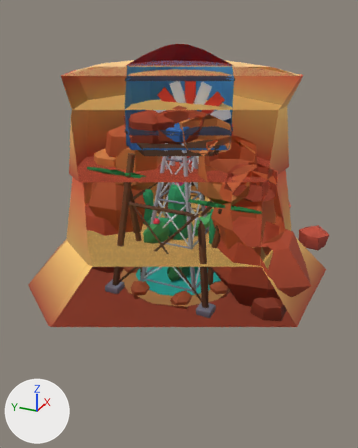
A saved change to the glTF model ui/3d/aura-drift/v1/scenery-desert.glb.
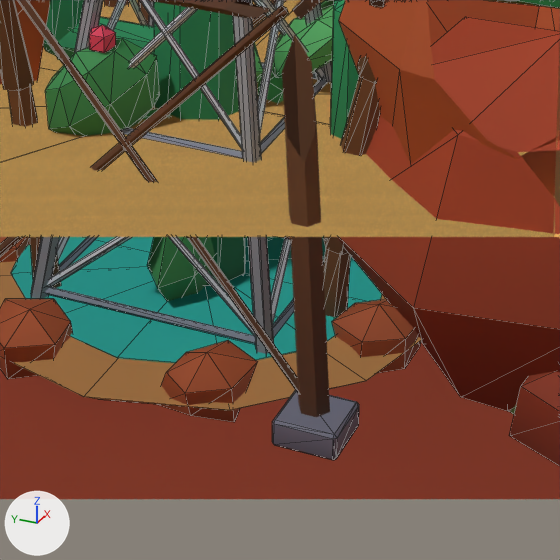
Each version appears first whole from a 50 mm lens placed at (-25.3, -11.37, 16.4), pointed at (0.04, 0.04, 3.73), and next in a close-up on the part from 37% to 73% of the width and 47% to 76% of the height. Lighting does not change. The marker at lower left points along +X, +Y and +Z. The last two pictures show the newer version. The close-ups show mesh edges as thin lines. Everything nearer to the camera than a plane just in front of the edit is cut away. Where no turn or scale is listed for an object, it has been applied to the vertices.

In view in the first close-up: 'prop-cactus_a', 'prop-cactus_b', 'prop-mesa_rock', 'prop-palm_oasis', 'prop-rock_arch', 'prop-water_tower', 'prop-windmill_pump'.
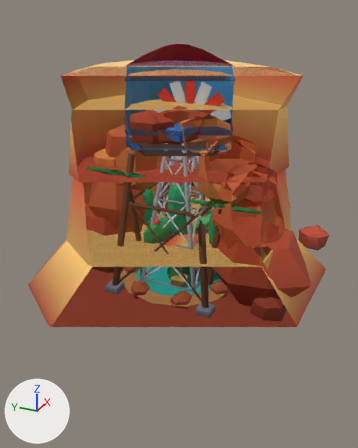
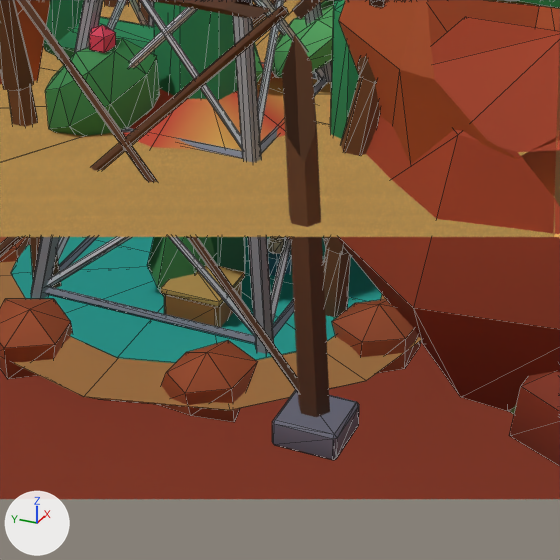
Pixel boxes (x1, y1, x2, y2) of what changed, in the close-ups (560 x 560 px):
```json
{"object": "prop-sunshade", "change": "added", "after": [122, 61, 316, 327], "on screen": "orange"}
```

Scene script edits in JSON lines:
```json
{"op": "add", "block": "me_prop_sunshade", "code": ["me_prop_sunshade = bpy.data.meshes.new('prop-sunshade')", "me_prop_sunshade.from_pydata(...)  # 150 vertices, 264 faces; spans x -1.85..1.85, y -1.76..1.76, z 0.0..3.74", "me_prop_sunshade.materials.append(mat_prop)"]}
{"op": "add", "block": "ob_prop_sunshade", "code": ["ob_prop_sunshade = bpy.data.objects.new('prop-sunshade', me_prop_sunshade)", "ob_prop_sunshade.location = (0.0, 0.0, 0.0)"]}
```
